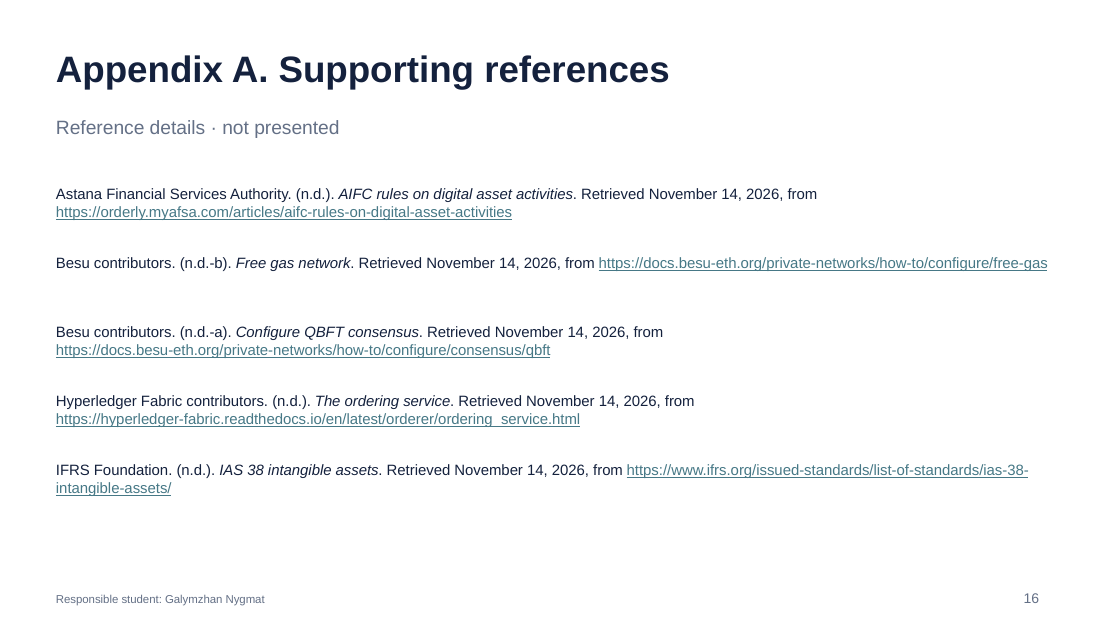
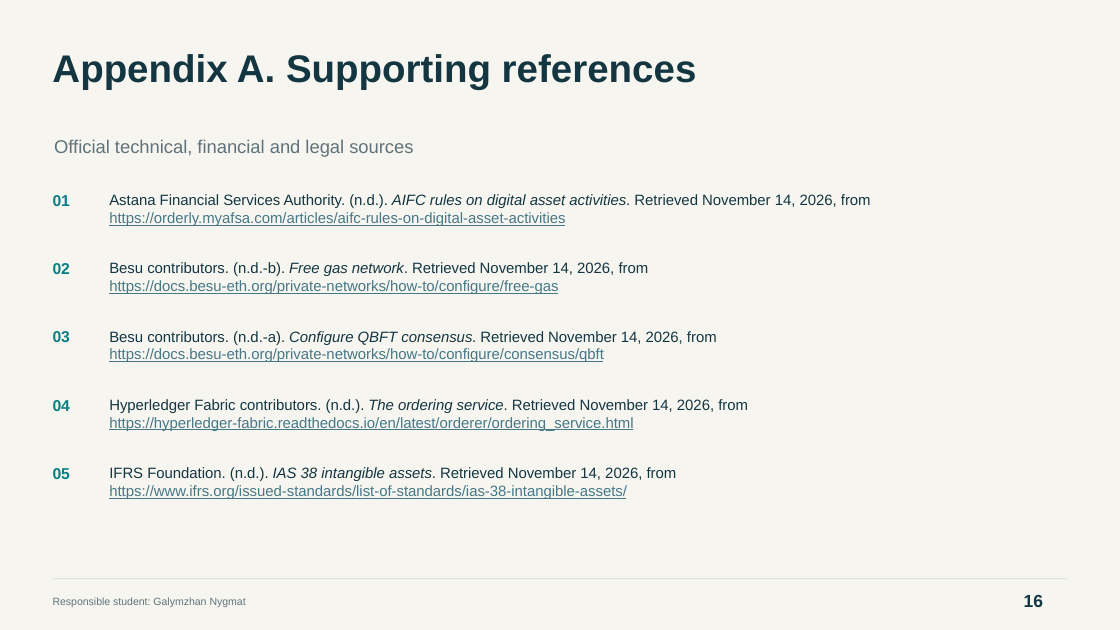
Before and after one commit to Arlan-prog/FinanceFinal, a slide deck: slide 16 of Final_Project_Presentation.pptx. Drawn at 1120x630 pixels with LibreOffice and Linux fonts; fonts in the diff are those of the drawing. Boxes give left, top, right and bottom in pixels: in the first picture for what was removed or moved away, otherwise in the second. Text is boxed around its words. In the diff, an @@ line names an element or a change of style, - is before the commit and + after.

```diff
--- a/Final_Project_Presentation.pptx
+++ b/Final_Project_Presentation.pptx
@@ background #FFFFFF to #F6F5F0 @@
@@ text "Appendix A. Supporting references" at [52,54,697,89]: size 31.5 to 33 pt, text colour #14213D to #143641 @@
@@ text at [54,139,413,157]: text changed; size 16.5 to 15.8 pt; text colour #647086 to #60737A @@
-Reference details · not presented
+Official technical, financial and legal sources
@@ text added at [53,195,70,206], 13.5 pt, text #087F83, bold @@
+01
@@ text "Astana Financial Services Authority. (n.d.). ...": place and size @@
-text "Astana Financial Services Authority. (n.d.). ..." at [56,188,818,220]
+text "Astana Financial Services Authority. (n.d.). ..." at [109,194,871,226]
@@ text "Astana Financial Services Authority. (n.d.). ..." at [109,194,871,226]: text colour #14213D to #143641 in "Astana Financial Services Authority. (n.d.). AIFC rules ..." @@
@@ text added at [53,263,70,274], 13.5 pt, text #087F83, bold @@
+02
@@ text "Besu contributors. (n.d.-b). Free gas ...": place and size @@
-text "Besu contributors. (n.d.-b). Free gas ..." at [56,257,1048,271]
+text "Besu contributors. (n.d.-b). Free gas ..." at [109,262,649,294]
@@ text "Besu contributors. (n.d.-b). Free gas ..." at [109,262,649,294]: text colour #14213D to #143641 in "Besu contributors. (n.d.-b). Free gas network. Retrieved ..." @@
@@ text "Besu contributors. (n.d.-a). Configure QBFT ...": place and size @@
-text "Besu contributors. (n.d.-a). Configure QBFT ..." at [56,326,664,358]
+text "Besu contributors. (n.d.-a). Configure QBFT ..." at [109,331,717,362]
@@ text "Besu contributors. (n.d.-a). Configure QBFT ..." at [109,331,717,362]: text colour #14213D to #143641 in "Besu contributors. (n.d.-a). Configure QBFT consensus. Retri ..." @@
@@ text added at [53,331,70,342], 13.5 pt, text #087F83, bold @@
+03
@@ text added at [53,400,70,411], 13.5 pt, text #087F83, bold @@
+04
@@ text "Hyperledger Fabric contributors. (n.d.). The ...": place and size @@
-text "Hyperledger Fabric contributors. (n.d.). The ..." at [56,395,695,427]
+text "Hyperledger Fabric contributors. (n.d.). The ..." at [109,399,748,431]
@@ text "Hyperledger Fabric contributors. (n.d.). The ..." at [109,399,748,431]: text colour #14213D to #143641 in "Hyperledger Fabric contributors. (n.d.). The ordering servic ..." @@
@@ text added at [53,468,70,479], 13.5 pt, text #087F83, bold @@
+05
@@ text "IFRS Foundation. (n.d.). IAS 38 ...": place and size @@
-text "IFRS Foundation. (n.d.). IAS 38 ..." at [56,464,1029,496]
+text "IFRS Foundation. (n.d.). IAS 38 ..." at [109,467,677,499]
@@ text "IFRS Foundation. (n.d.). IAS 38 ..." at [109,467,677,499]: text colour #14213D to #143641 in "IFRS Foundation. (n.d.). IAS 38 intangible assets. ..." @@
@@ text "Responsible student: Galymzhan Nygmat" at [53,597,246,607]: size 9.8 to 9 pt, text colour #647086 to #60737A @@
@@ rectangle added at [52,579,1067,580], fill #D5DEDB @@
@@ text "16" at [1024,594,1043,607]: size 12 to 15 pt, text colour #647086 to #143641, bold on @@
```
Also in this commit, not shown: 15 other slides changed, 7 slides added, 7 slides removed, 11 other files.
